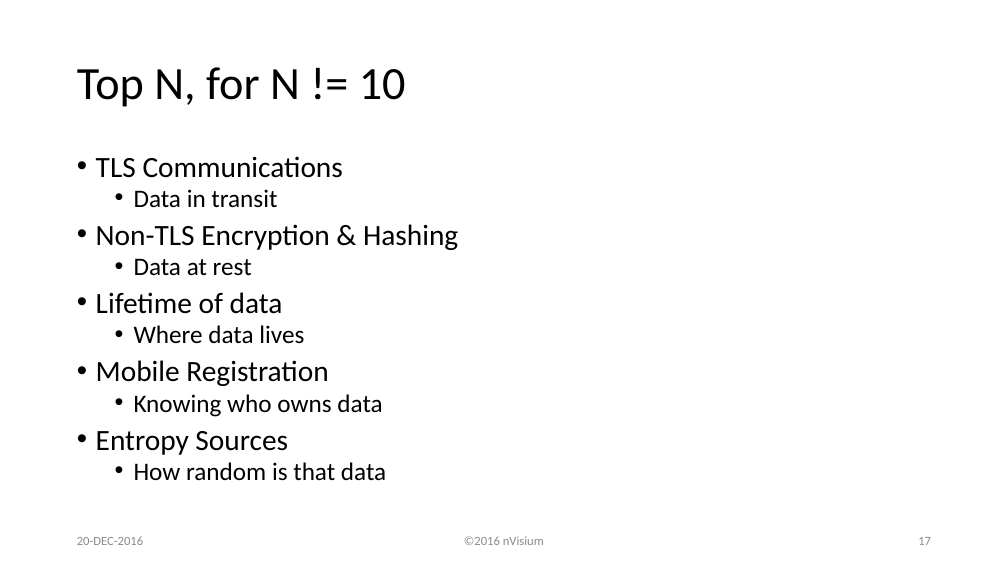
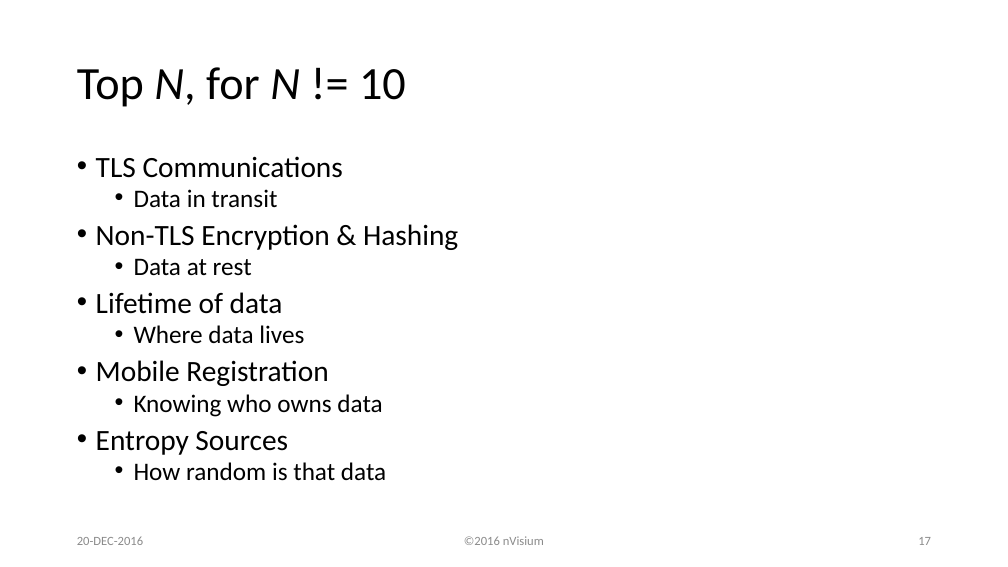
Before and after one commit to lojikil/heraclitus, a slide deck: slide 17 of HeraclitusSeminar.pptx. Drawn at 1008x567 pixels with LibreOffice and Linux fonts; fonts in the diff are those of the drawing; background and template pictures are left out. Boxes give left, top, right and bottom in pixels: in the first picture for what was removed or moved away, otherwise in the second. Text is boxed around its words. In the diff, an @@ line names an element or a change of style, - is before the commit and + after.

```diff
--- a/HeraclitusSeminar.pptx
+++ b/HeraclitusSeminar.pptx
@@ title "Top N, for N != ..." at (77,67,406,107): italic on in "N, N" @@
```
Also in this commit, not shown: 26 other slides changed, 31 slides added.
